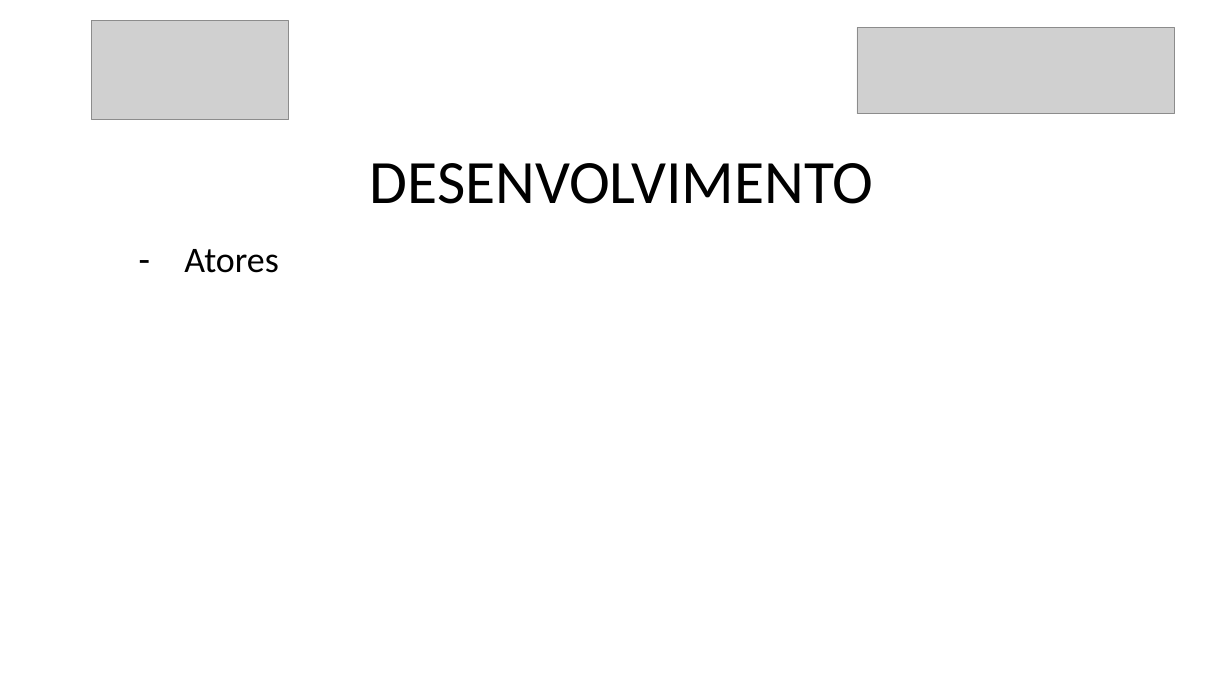
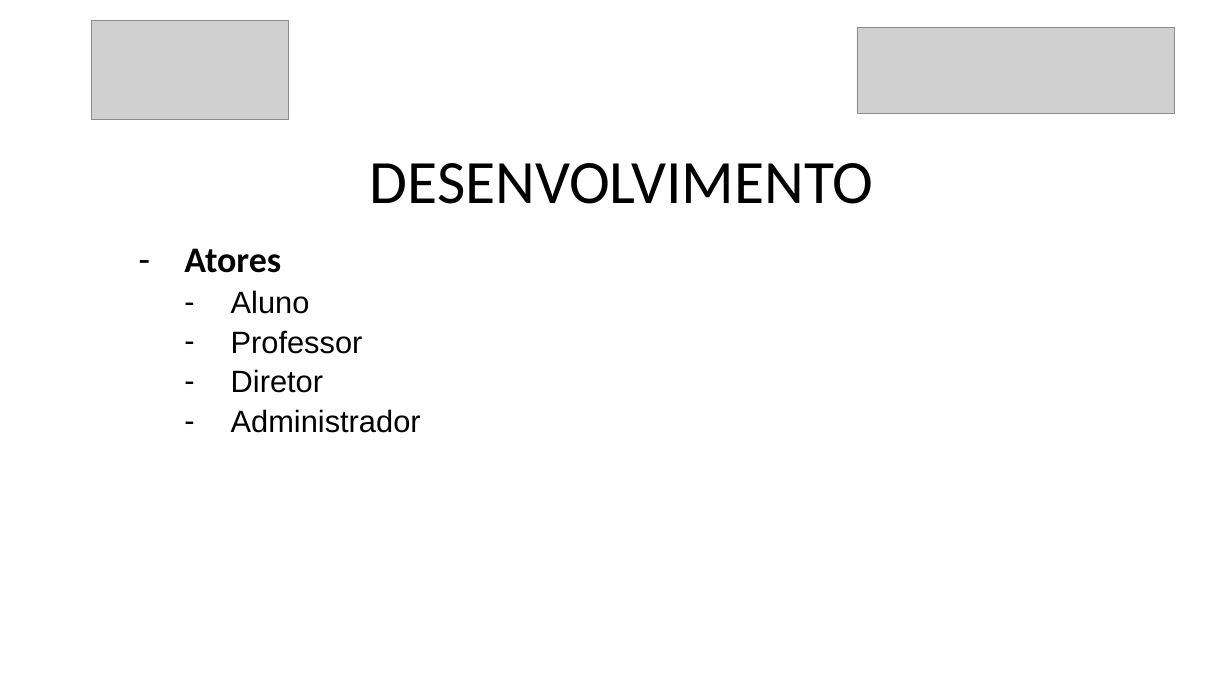
Before and after one commit to danilovaz7/curso-tecnico, a slide deck: slide 8 of liceu/3semestre/projeto integrador/tcc slide.pptx. Drawn at 1232x693 pixels with LibreOffice and Linux fonts; fonts in the diff are those of the drawing; grey boxes stand for pictures. Boxes give left, top, right and bottom in pixels: in the first picture for what was removed or moved away, otherwise in the second. Text is boxed around its words. In the diff, an @@ line names an element or a change of style, - is before the commit and + after.

```diff
--- a/liceu/3semestre/projeto integrador/tcc slide.pptx
+++ b/liceu/3semestre/projeto integrador/tcc slide.pptx
@@ subtitle at [184, 248, 281, 273]: bold on in "Atores" @@
@@ subtitle at [231, 290, 421, 433]: paragraphs added @@
+  – Aluno
+  – Professor
+  – Diretor
+  – Administrador
```
Also in this commit, not shown: 10 other slides changed, 1 slide added, 1 other file.
